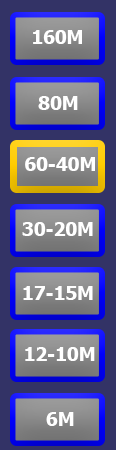
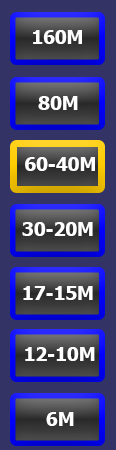
Revision of a layered 116 x 450 image; what changed, layer by layer:
painted on "Button7" over [15, 398, 99, 441]
painted on "Button6" over [15, 334, 99, 377]
painted on "Button5" over [15, 272, 99, 315]
painted on "Button4" over [15, 209, 99, 252]
painted on "Button3" over [17, 147, 98, 186]
painted on "Button2" over [15, 82, 99, 125]
painted on "Button1" over [15, 17, 99, 60]